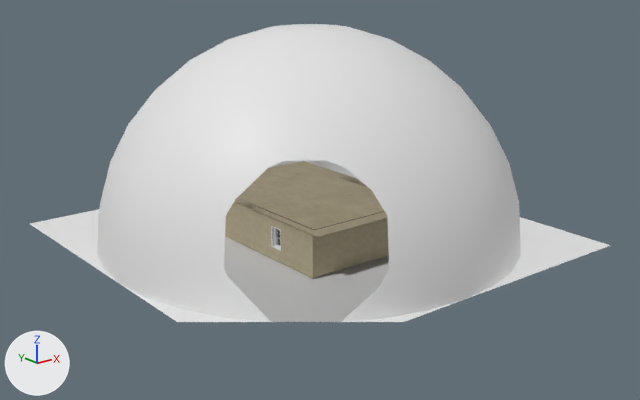
Before and after pictures for a commit that changed the glTF model COCKROACH SURVIVAL/Asset/Models/Terrains/GameScene/floor/stage_model7.gltf.
Camera for both pictures: a 50 mm camera at (-498.0, -639.0, 287.0) aimed at (-4.0, -21.0, 39.0). The lights are fixed; the arrows at lower left show +X, +Y and +Z. Everything nearer to the camera than a plane just in front of the edit is cut away. Where no turn or scale is listed for an object, it has been applied to the vertices.

Objects in the first picture: 'Left Corner Wall.001', 'Wall', 'Wall.003', 'Wall.004', 'Wall.005', 'Window Wall.002', '平面.002', '平面.005', '球'.
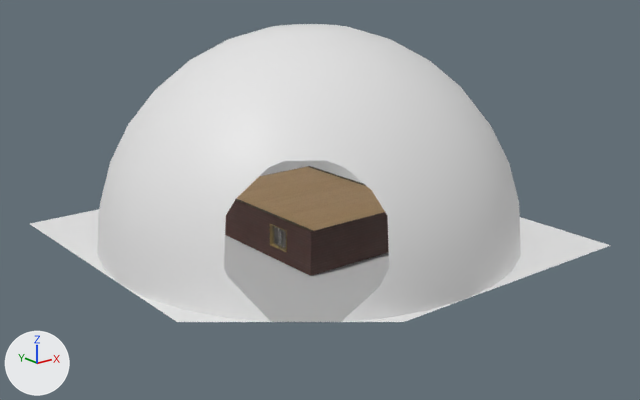
Patch to the scene script:
```diff
--- a/COCKROACH SURVIVAL/Asset/Models/Terrains/GameScene/floor/stage_model7.gltf.py
+++ b/COCKROACH SURVIVAL/Asset/Models/Terrains/GameScene/floor/stage_model7.gltf.py
@@ mat_ceilingtex @@
+mat_ceilingtex = bpy.data.materials.new('CeilingTex')
+# uses the picture img_wood021_1k_png_color
+# uses the picture img_wood021_1k_png_roughness
@@ mat_walltex @@
+mat_walltex = bpy.data.materials.new('WallTex')
+# uses the picture img_woodsiding005_1k_png_color
+# uses the picture img_woodsiding005_1k_png_roughness
@@ ob_wall @@
-ob_wall = bpy.data.objects.new('Wall', me_wall_007)
@@ ob_wall_003 @@
-ob_wall_003 = bpy.data.objects.new('Wall.003', me_wall_010)
@@ ob_window_wall_002 @@
-ob_window_wall_002 = bpy.data.objects.new('Window Wall.002', me_window_wall_006)
@@ ob_left_corner_wall_001 @@
-ob_left_corner_wall_001 = bpy.data.objects.new('Left Corner Wall.001', me_left_corner_wall_003)
@@ ob_wall_004 @@
-ob_wall_004 = bpy.data.objects.new('Wall.004', me_wall_011)
@@ ob_wall_005 @@
-ob_wall_005 = bpy.data.objects.new('Wall.005', me_wall_012)
@@ ob_平面_002 @@
-ob_平面_002 = bpy.data.objects.new('平面.002', me_平面_008)
@@ ob_平面_005 @@
-ob_平面_005 = bpy.data.objects.new('平面.005', me_平面_011)
@@ ob_windowframe_002 @@
+ob_windowframe_002 = bpy.data.objects.new('WindowFrame.002', me_windowfrane_002)  # 128 vertices, 208 faces; spans x 0.0..4.9, y -12.2..12.2, z -0.2..20.2; in mat_windowframetex (yellow #a38f5a)
+ob_windowframe_002.location = (-67.2, -40.0, 11.5)
@@ ob_ctrl_hole_002 @@
+ob_ctrl_hole_002 = bpy.data.objects.new('CTRL_Hole.002', me_ctrl_hole_002)  # a box spanning x -4.8..0.0, y -12.0..12.0, z 0.0..20.0; in mat_nondrawtex (white #e7e7e7)
+ob_ctrl_hole_002.location = (-62.8, -40.0, 11.5)
@@ ob_ceiling @@
+ob_ceiling = bpy.data.objects.new('Ceiling', me_ceiling)  # 8 vertices, 6 faces; spans x 0.0..122.0, y 0.0..165.0, z 40.0
+ob_ceiling.location = (-62.5, -85.5, 0.0)
@@ ob_room @@
+ob_room = bpy.data.objects.new('Room', me_room)  # 56 vertices, 124 faces; spans x -0.03..1.03, y -0.03..10.03, z 0.0..2.4
+ob_room.location = (-62.5, -85.5, 0.0)
+ob_room.scale = (122.0, 16.5, 16.5)
```

Location of each change, (x1, y1, x2, y2) in pixels of the pictures (640 x 400 px):
'Room', added: after (225, 166, 389, 276)
'平面.002', deleted (yellow): before (234, 161, 388, 237)
'Ceiling', added: after (237, 167, 385, 231)
'Wall.005', deleted (brown): before (318, 211, 389, 275)
'Wall.003', deleted (yellow): before (225, 200, 276, 258)
'Left Corner Wall.001', deleted (yellow): before (297, 225, 324, 278)
'Wall.004', deleted (yellow): before (283, 219, 302, 271)
'Window Wall.002', deleted: before (269, 214, 289, 264)
'CTRL_Hole.002', added: after (269, 224, 287, 252)
'Wall', deleted: before (342, 177, 367, 187)
'平面.005', deleted: before (276, 237, 280, 246)
'WindowFrame.002', added: after (286, 231, 287, 252)
